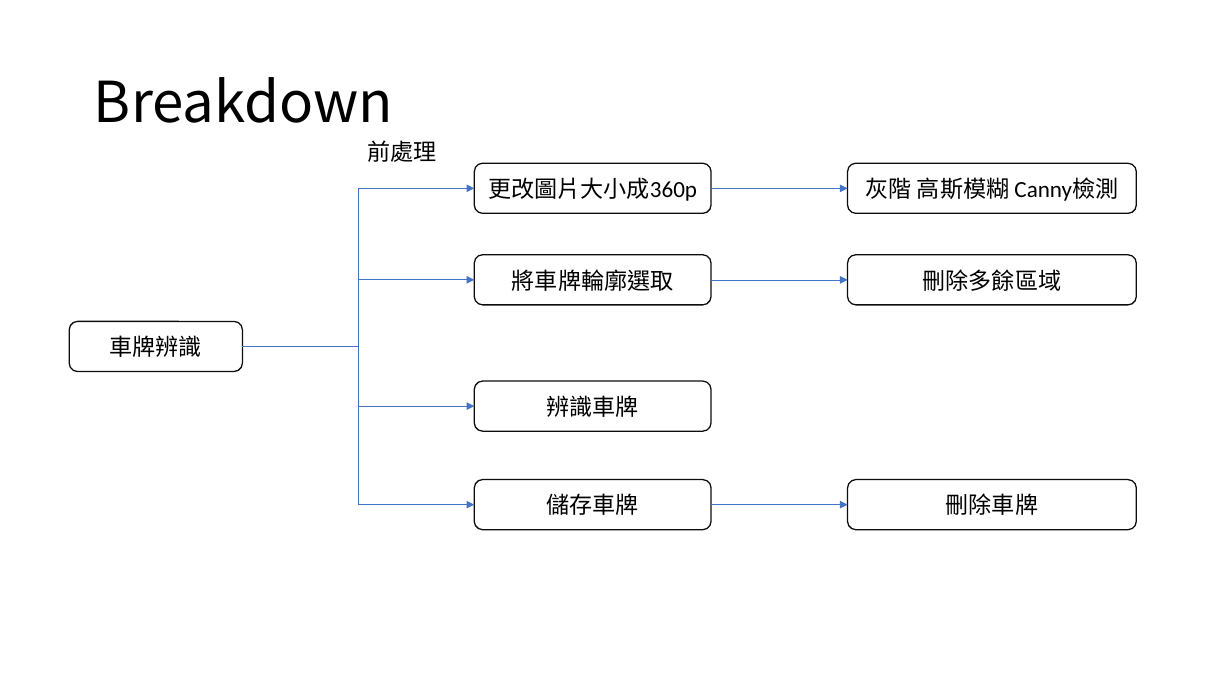
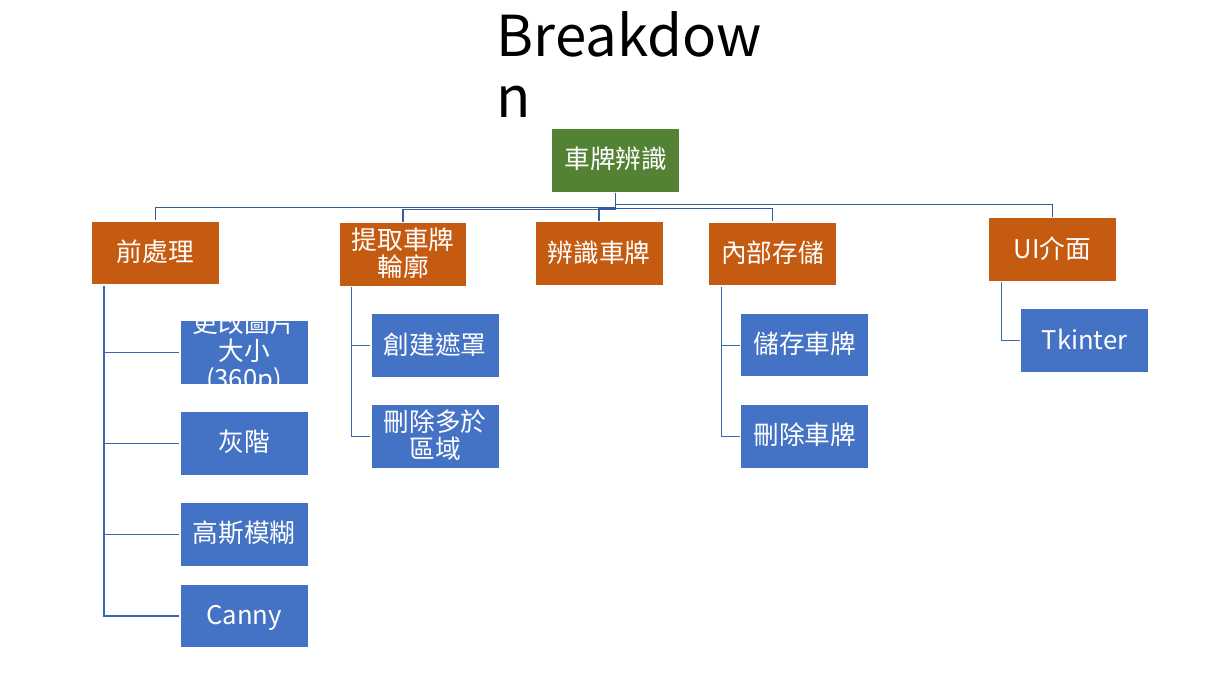
Before and after one commit to Koukya/Embedded-Image-Processing, a slide deck: slide 3 of 車牌辨識.pptx. Drawn at 1232x693 pixels with LibreOffice and Linux fonts; fonts in the diff are those of the drawing. Boxes give left, top, right and bottom in pixels: in the first picture for what was removed or moved away, otherwise in the second. Text is boxed around its words. In the diff, an @@ line names an element or a change of style, - is before the commit and + after.

```diff
--- a/車牌辨識.pptx
+++ b/車牌辨識.pptx
@@ title "Breakdown" rewrapped from (94, 77, 393, 123) to (488, 2, 776, 136) @@
@@ text "車牌辨識": place and size @@
-text "車牌辨識" at (69, 322, 242, 372)
+text "車牌辨識" at (564, 146, 667, 170)
@@ rounded rectangle removed at (848, 164, 1137, 213) @@
-灰階 高斯模糊 Canny檢測
@@ elbow arrow removed from (242, 347) to (474, 189) @@
@@ arrow removed from (712, 189) to (848, 189) @@
@@ text "前處理": place and size @@
-text "前處理" at (367, 140, 436, 162)
+text "前處理" at (117, 239, 194, 263)
@@ text "前處理" at (117, 239, 194, 263): size 18 to 20 pt, text colour #000000 to #FFFFFF; alignment left to centre; line spacing 1 to 0.9; more space between paragraphs; vertical alignment top to middle @@
@@ text "辨識車牌": place and size @@
-text "辨識車牌" at (474, 381, 711, 431)
+text "辨識車牌" at (548, 240, 651, 264)
@@ rounded rectangle removed at (474, 255, 711, 305) @@
-將車牌輪廓選取
@@ elbow arrow removed from (242, 347) to (474, 280) @@
@@ arrow removed from (712, 280) to (848, 280) @@
@@ text "更改圖片大小(360p)": place and size @@
-text "更改圖片大小(360p)" at (474, 164, 711, 213)
+text "更改圖片大小(360p)" at (193, 321, 296, 394)
@@ text "更改圖片大小(360p)" at (193, 321, 296, 394): fill #FFFFFF to none; outline #0D0D0D 1 pt to none @@
@@ text at (193, 321, 296, 394): text changed; size 18 to 20 pt; font Calibri to Noto Sans CJK SC; text colour #000000 to #FFFFFF @@
-更改圖片大小成360p
+更改圖片大小(360p)
@@ text "儲存車牌": place and size @@
-text "儲存車牌" at (474, 480, 711, 530)
+text "儲存車牌" at (753, 331, 856, 355)
@@ group added at (91, 128, 1149, 648): 15 rectangles, 14 freeform shapes, 8 texts @@
+灰階
+高斯模糊
+Canny
+提取車牌輪廓
+創建遮罩
+內部存儲
+UI介面
+Tkinter
@@ elbow arrow removed from (242, 347) to (474, 505) @@
@@ elbow arrow removed from (242, 347) to (474, 407) @@
@@ text "刪除多於區域" at (384, 404, 487, 460): fill #FFFFFF to none; outline #0D0D0D 1 pt to none @@
@@ text "刪除多於區域": place and size @@
-text "刪除多於區域" at (848, 255, 1137, 305)
+text "刪除多於區域" at (384, 404, 487, 460)
@@ text at (384, 404, 487, 460): text changed; size 18 to 20 pt; font Calibri to Noto Sans CJK SC; text colour #000000 to #FFFFFF @@
-刪除多餘區域
+刪除多於區域
@@ size 18 to 20 pt, font Calibri to Noto Sans CJK SC, text colour #000000 to #FFFFFF; line spacing 1 to 0.9; more space between paragraphs; fill #FFFFFF to none; outline #0D0D0D 1 pt to none in 4 elements at (548, 240, 651, 264), (564, 146, 667, 170), (753, 331, 856, 355), (753, 422, 856, 446) @@
@@ text "刪除車牌": place and size @@
-text "刪除車牌" at (848, 480, 1137, 530)
+text "刪除車牌" at (753, 422, 856, 446)
@@ arrow removed from (712, 505) to (848, 505) @@
```
Also in this commit, not shown: 2 other slides changed.
